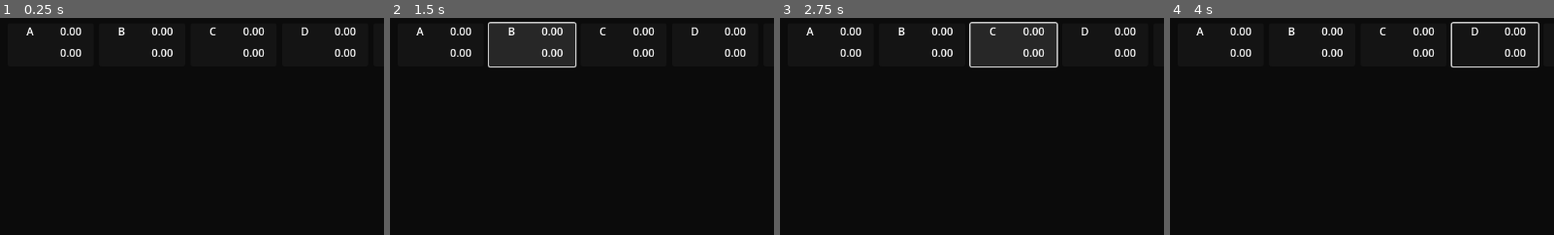
Above: before the commit, frames 1-4 (left to right).
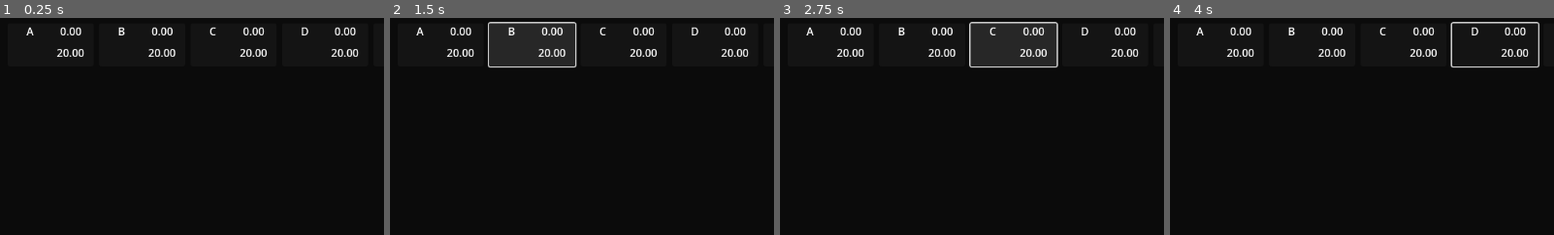
Above: after the commit, the same moments.

Repository: Carth501/The-Big-Grid
Game: Godot game, scene res://scenes/Game.tscn
Two runs of this game, one before a commit and one after it. Both use one fixed random seed, a clock stepped at 60 frames per second and the inputs below.
Inputs:
- Up to frame 1 (0.25 s): no input
- Up to frame 2 (1.5 s): click "[center]A[/center]" at 0.5 s; click "[center]B[/center]" at 1.25 s
- Up to frame 3 (2.75 s): click "[center]C[/center]" at 2 s
- Up to frame 4 (4 s): click "[center]D[/center]" at 2.75 s; click "[center]E[/center]" at 3.5 s
The pictures show only the part of the screen within x 0-50%, y 0-50%; the shares and areas given below are measured in that part.

The runs differ from the first frame. In frame 1, 0.8% of the frame differs, in the area x 14-94%, y 14-18%; in frame 2, 0.8%; in frame 3, 0.8%; in frame 4, 0.8%.

Commit message:
apply fix

Diff:
--- a/scenes/Game.tscn
+++ b/scenes/Game.tscn
@@ -57,8 +57,6 @@
 theme_override_constants/v_separation = 8
 script = ExtResource("2_iwxov")
 supply_collection = NodePath("../../../../../../Logic/SupplyCollection")
-theme_override_constants/h_separation = 8
-theme_override_constants/v_separation = 8
 
 [node name="RightSplit" type="VSplitContainer" parent="Display/MiddleSplit"]
 layout_mode = 2
--- a/scripts/display/SupplyCollectionDisplay.gd
+++ b/scripts/display/SupplyCollectionDisplay.gd
@@ -7,5 +7,5 @@
 func _on_supply_collection_new_supply(id : String):
 	var new_supply_display : Supply_Display = supply_display_proto.instantiate()
 	add_child(new_supply_display)
-	new_supply_display.set_id(id, supply_collection)
+	new_supply_display.setup(id, supply_collection)
 	supply_display_catalogue[id] = new_supply_display
--- a/scripts/display/SupplyDisplay.gd
+++ b/scripts/display/SupplyDisplay.gd
@@ -5,13 +5,13 @@
 @export var max_label : RichTextLabel
 @export var delta_label : RichTextLabel
 
-func set_id(id : String, supply_collection : Supply_Collection):
+func setup(id : String, supply_collection : Supply_Collection):
 	set_name_display(id)
 	var supply : Supply = supply_collection.get_supply(id)
 	set_value_display(supply.value)
 	supply.update_value.connect(set_value_display)
-	set_max_display(supply.value)
-	supply.update_max.connect(set_value_display)
+	set_max_display(supply.v_max)
+	supply.update_max.connect(set_max_display)
 	print(id)
 
 func set_name_display(id : String):
